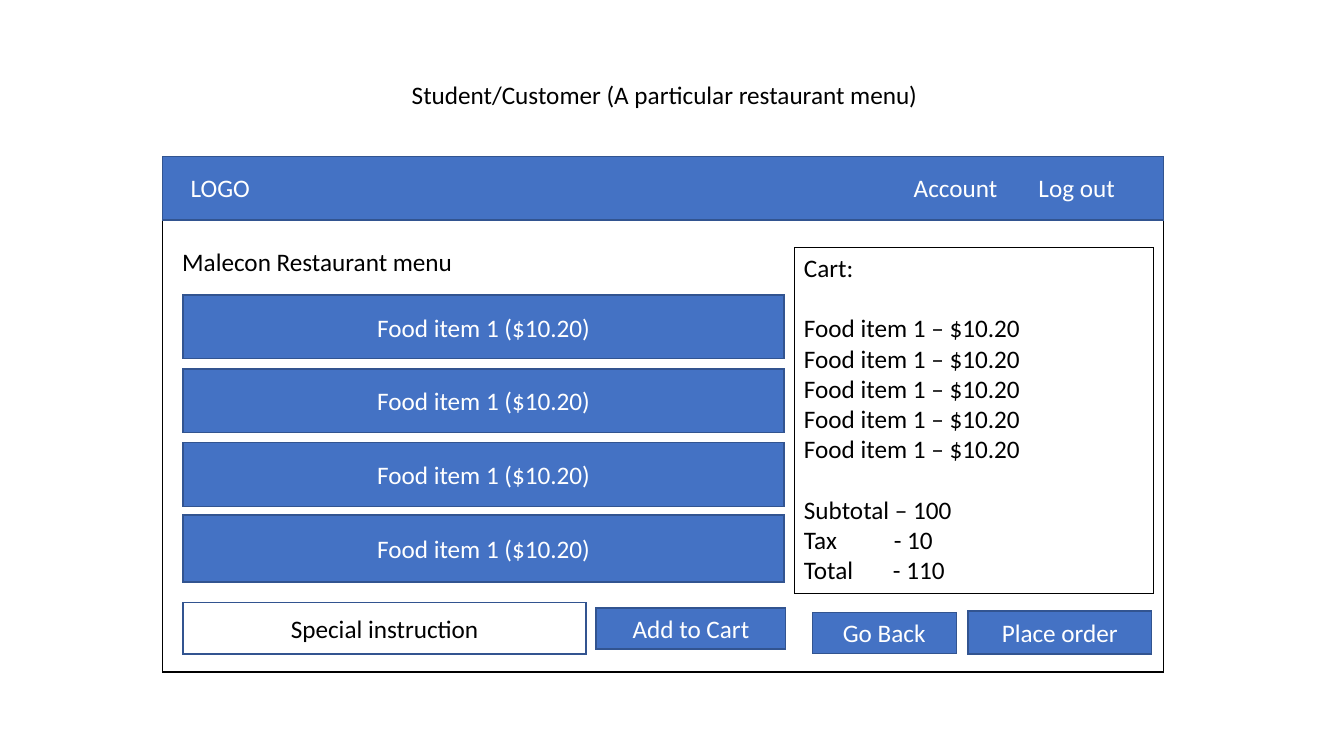
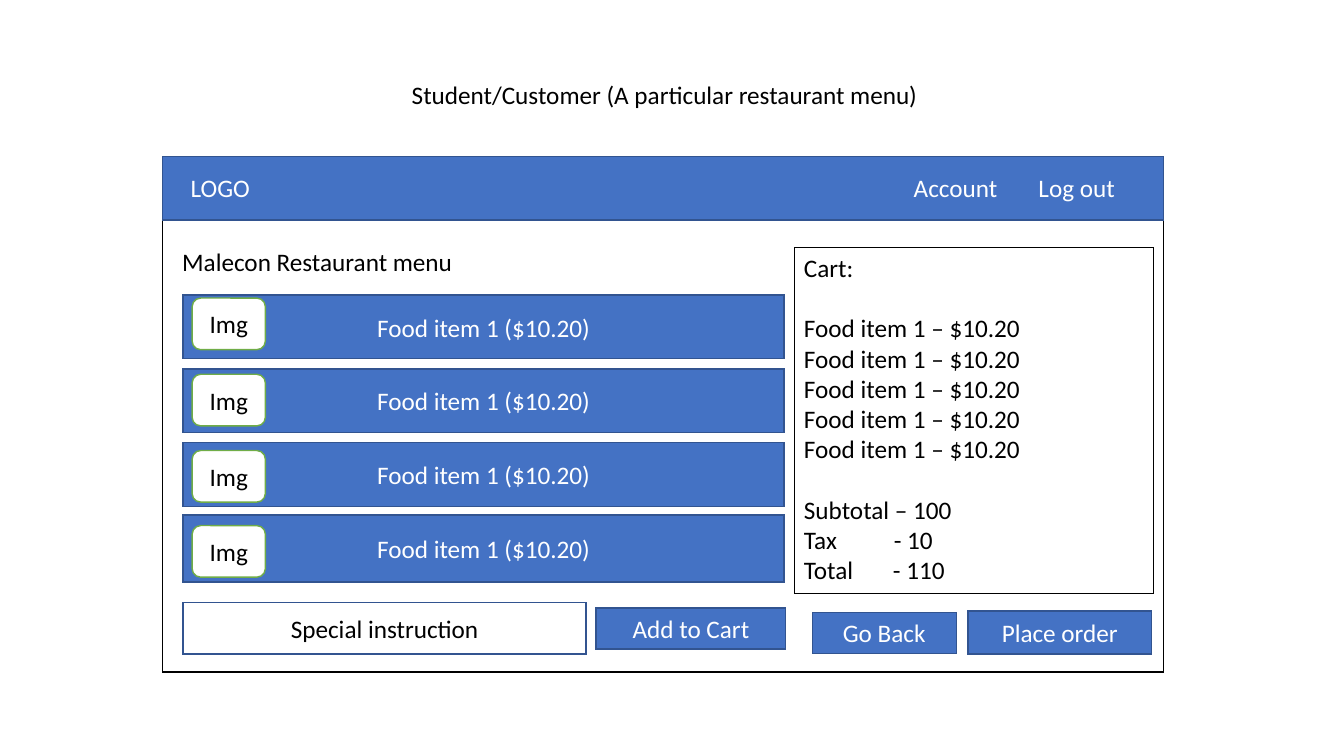
Before and after one commit to sNirajan/CFOS, a slide deck: slide 6 of ACS_3909_ProjectPPT.pptx (slide 4 before the commit). Drawn at 1344x756 pixels with LibreOffice and Linux fonts; fonts in the diff are those of the drawing. Boxes give left, top, right and bottom in pixels: in the first picture for what was removed or moved away, otherwise in the second. Text is boxed around its words. In the diff, an @@ line names an element or a change of style, - is before the commit and + after.

```diff
--- a/ACS_3909_ProjectPPT.pptx
+++ b/ACS_3909_ProjectPPT.pptx
@@ rounded rectangle added at [193, 298, 266, 350], fill #FFFFFF, outline #70AD47 1 pt, 18 pt, text #000000 @@
+Img
@@ rounded rectangle added at [193, 374, 266, 425], fill #FFFFFF, outline #70AD47 1 pt, 18 pt, text #000000 @@
+Img
@@ rounded rectangle added at [193, 451, 266, 502], fill #FFFFFF, outline #70AD47 1 pt, 18 pt, text #000000 @@
+Img
@@ rounded rectangle added at [193, 525, 266, 577], fill #FFFFFF, outline #70AD47 1 pt, 18 pt, text #000000 @@
+Img
```
Also in this commit, not shown: 1 other slide changed, 2 slides added, 1 slide removed.
